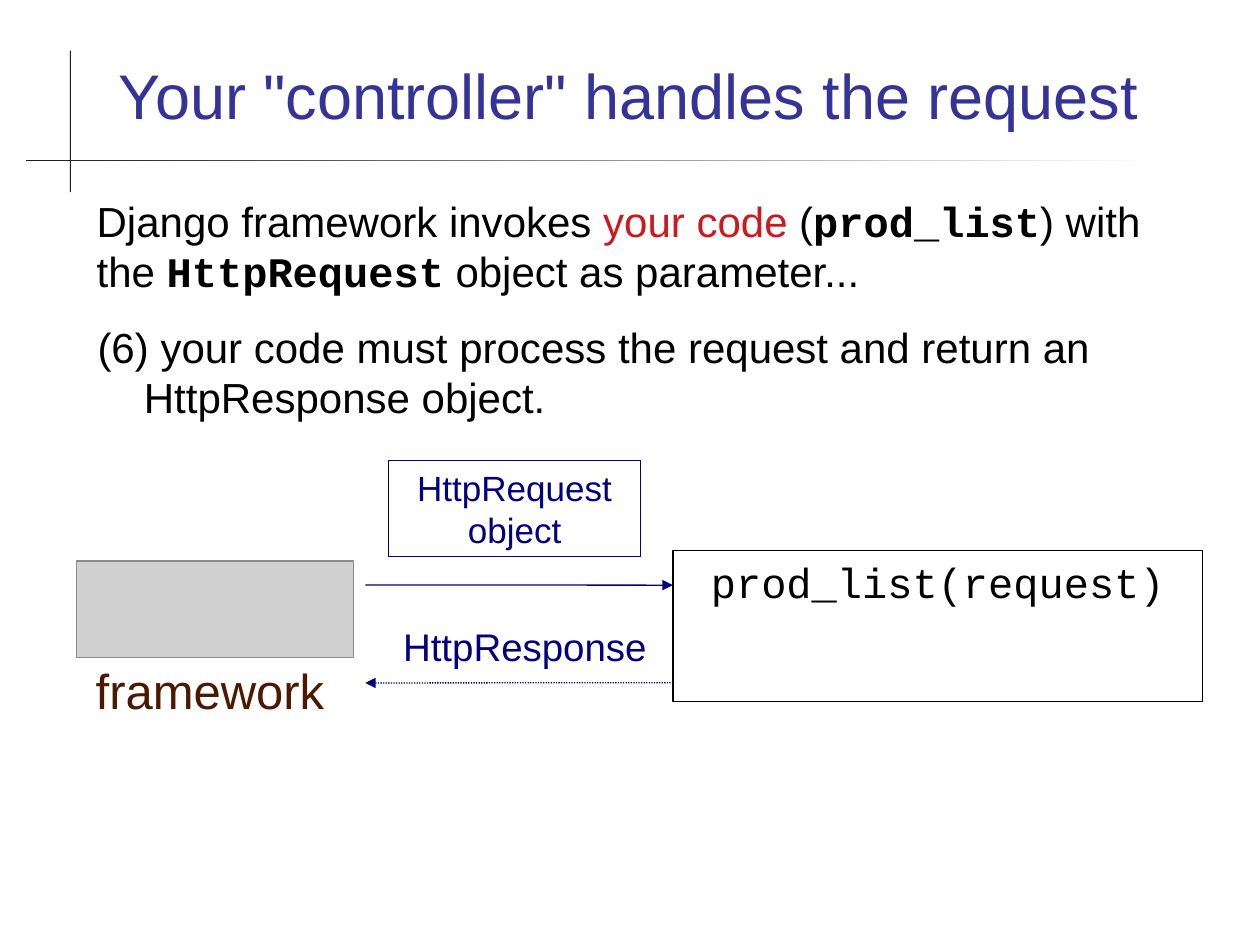
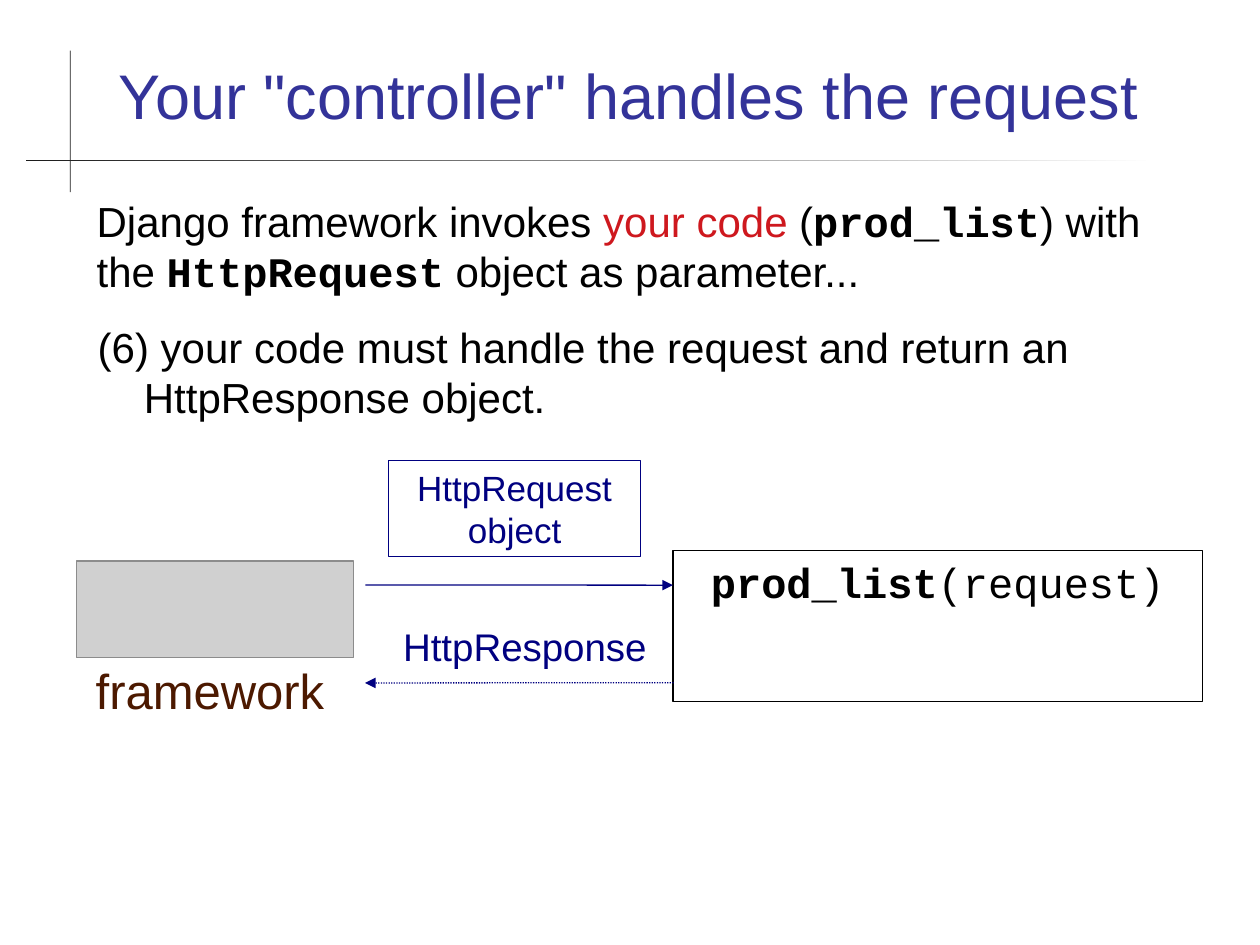
Before and after one commit to cpske/ISP, a slide deck: slide 6 of web/Frameworks.ppt. Drawn at 1260x945 pixels with LibreOffice and Linux fonts; fonts in the diff are those of the drawing; grey boxes stand for pictures. Boxes give left, top, right and bottom in pixels: in the first picture for what was removed or moved away, otherwise in the second. Text is boxed around its words. In the diff, an @@ line names an element or a change of style, - is before the commit and + after.

```diff
--- a/web/Frameworks.ppt
+++ b/web/Frameworks.ppt
@@ text at (98,332,1069,422): text changed @@
-(6) your code must process the request and return an HttpResponse object.
+(6) your code must handle the request and return an HttpResponse object.
@@ rectangle "prod_list(request)" at (673,551,1202,702): bold on in "prod_list(request)" @@
```
Also in this commit, not shown: 5 other slides changed, 2 slides added, 5 other files.
